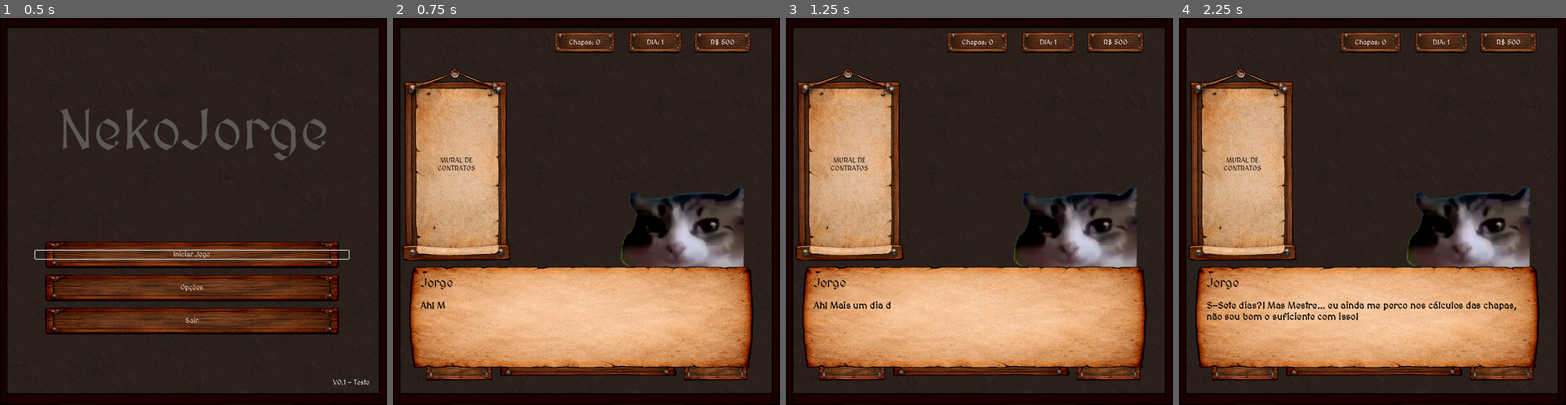
Above: before the commit, frames 1-4 (left to right).
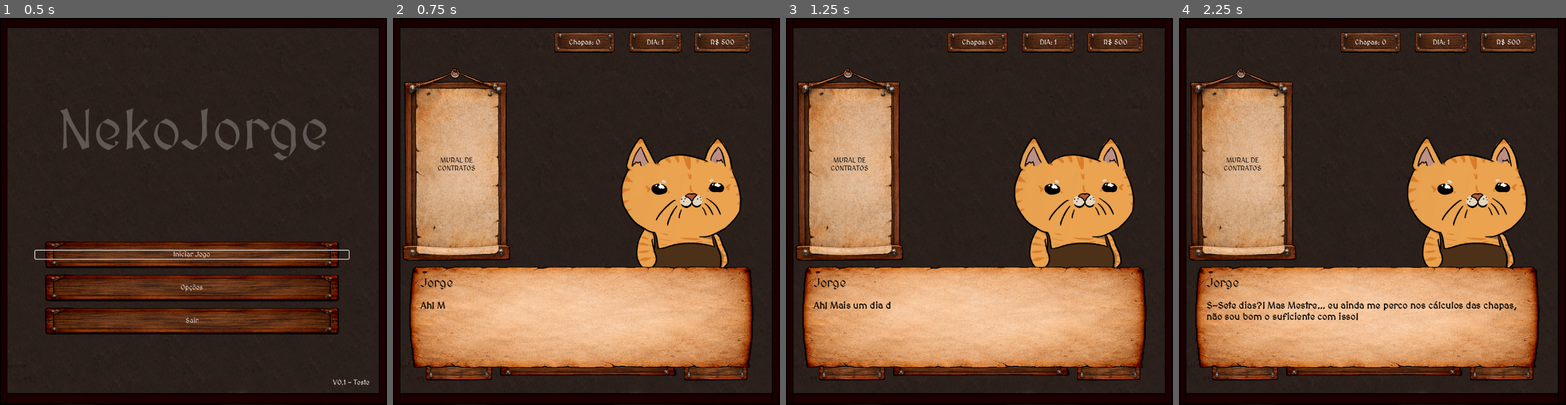
Above: after the commit, the same moments.

Repository: VitaumOS/Jogo_IC-Godot
Game: Godot game, scene res://scene/Telainicial.tscn
Same seed, same stepped clock (60 frames per second), same inputs: the game is played once before the commit and once after it.
Inputs (mouse positions are in pixels of both pictures, inside the frame that each line leads up to):
- Up to frame 1 (0.5 s): no input
- Up to frame 2 (0.75 s): click "Iniciar Jogo" at 0.5 s
- Up to frame 3 (1.25 s): no input
- Up to frame 4 (2.25 s): tap Enter (ui_accept) at 1.25, 1.52, 2 s; move the mouse to (1457, 192) at 1.27 s; click (1457, 192) at 1.42 s; move the mouse to (1295, 230) at 2.02 s; click (1295, 230) at 2.17 s

Frame 1 is identical in both runs. In frame 2, 8.4% of the frame differs, in the area x 58-91%, y 30-65%; in frame 3, 8.4%; in frame 4, 8.4%.

Commit message:
texturas dos gato adicionadas

Diff:
--- a/pulp_solution.json
+++ /dev/null
@@ -1,8 +0,0 @@
-{
-    "status": "Optimal",
-    "chapas_usadas": 2,
-    "plano_corte": {
-        "Padrao_1": 1,
-        "Padrao_2": 1
-    }
-}
--- a/scene/SistemaDialogo.tscn
+++ b/scene/SistemaDialogo.tscn
@@ -17,10 +17,10 @@
 
 [node name="RetratoSprite" type="TextureRect" parent="RetratoControl" unique_id=246108845]
 layout_mode = 0
-offset_left = 488.0
-offset_top = -320.0
-offset_right = 800.0
-offset_bottom = -8.0
+offset_left = 498.0
+offset_top = -414.0
+offset_right = 810.0
+offset_bottom = -102.0
 texture = ExtResource("2_qn2xm")
 expand_mode = 5
 
Binary file changed: Sprite/gatinhos/Ferreiro.png
Binary file changed: Sprite/gatinhos/NekoJorge.png
Not shown, added: Sprite/gatinhos/Ferreiro.png~
Not shown, added: Sprite/gatinhos/NekoJorge.png~
